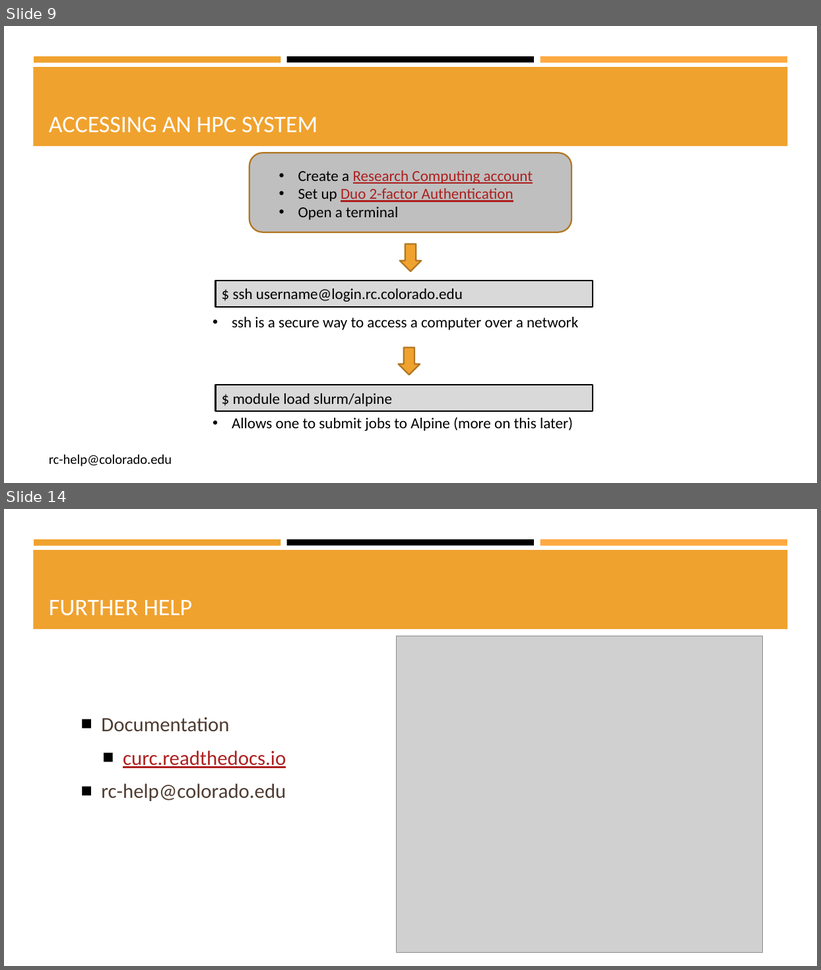
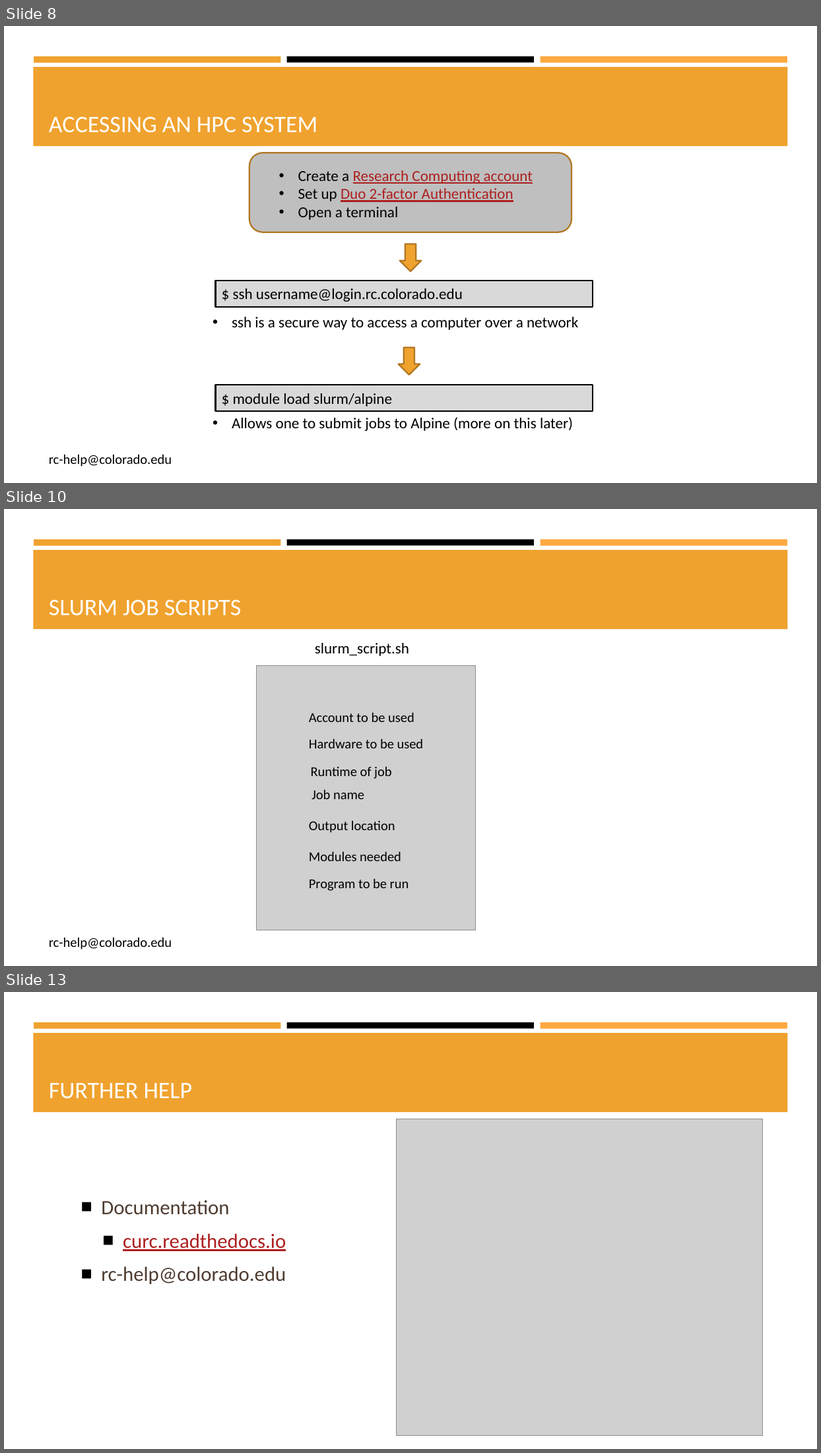
Before and after one commit to b-reyes/Presentations, a slide deck: CU_presentation/CU_boulder_presentation.pptx. Shown one above the other, each under a label of ours: slides 9 and 14 before the commit, slides 8, 10 and 13 after it; the slides between them are not shown. The pictures are 821x970 and 821x1453 pixels, drawn with LibreOffice and Linux fonts; fonts in the diff are those of the drawing; grey boxes stand for pictures. Boxes give left, top, right and bottom in pixels: in the first picture for what was removed or moved away, otherwise in the second. Text is boxed around its words. In the diff, an @@ line names an element or a change of style, - is before the commit and + after.

```diff
--- a/CU_presentation/CU_boulder_presentation.pptx
+++ b/CU_presentation/CU_boulder_presentation.pptx
@@ slide 10 added at bbox=[4, 509, 817, 966], background #FFFFFF; not listed: 4 template elements that a slide beside it also shows @@
@@ title added at bbox=[49, 599, 241, 616], 28 pt, text #FFFFFF @@
+SLURM JOB SCRIPTS
@@ text added at bbox=[315, 643, 409, 656], 18 pt, text #000000 @@
+slurm_script.sh
@@ group added at bbox=[257, 666, 476, 931]: 7 texts, 1 picture @@
+Hardware to be used
+Runtime of job
+Job name
+Output location
+Modules needed
+Program to be run
+Account to be used
@@ text added at bbox=[49, 937, 172, 950], 16 pt, text #000000 @@
+rc-help@colorado.edu
@@ what was slide 9 is now slide 8 @@
@@ what was slide 14 is now slide 13 @@
```
Also in this commit, not shown: 6 slides changed, 1 other slide added.
